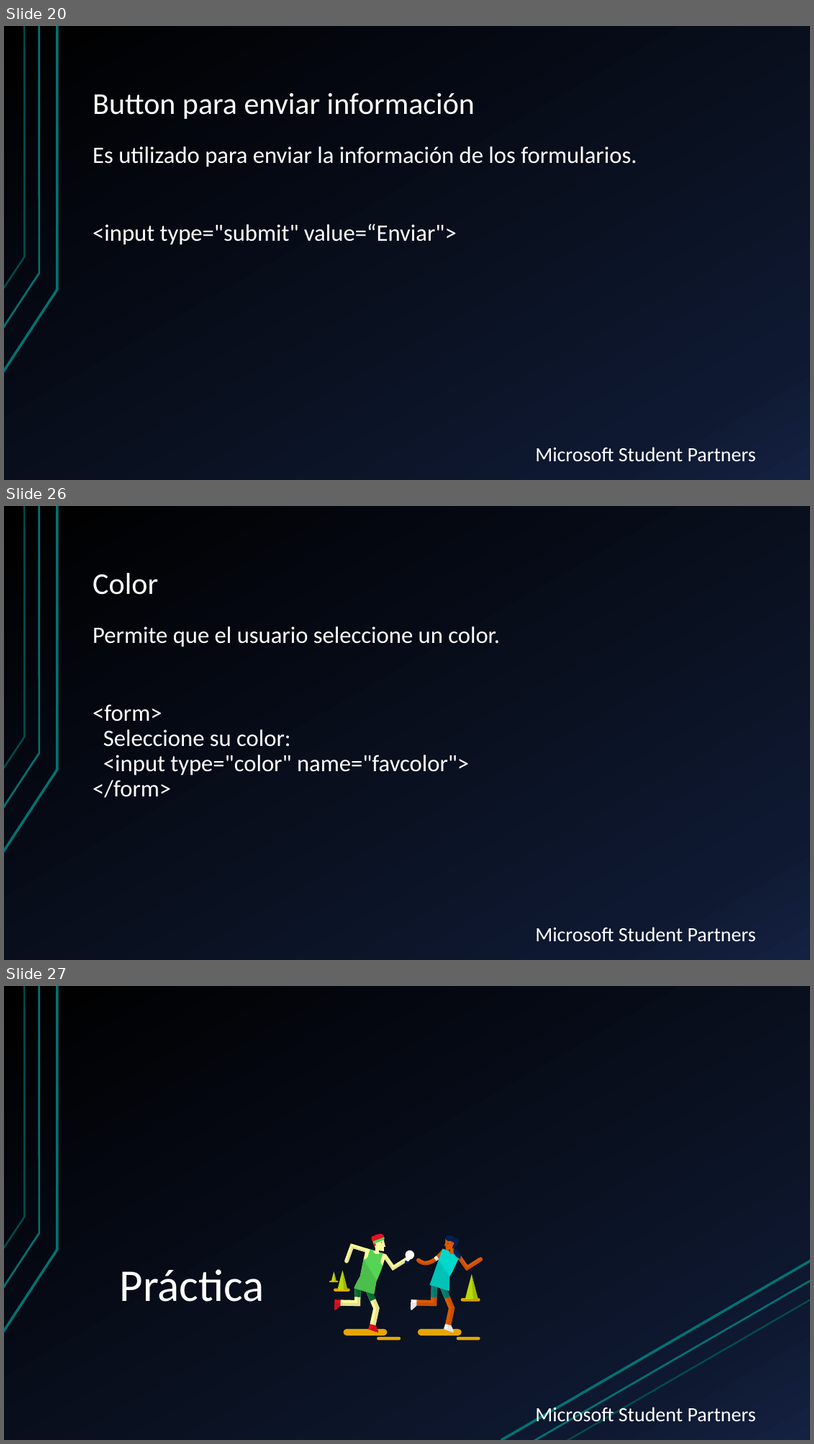
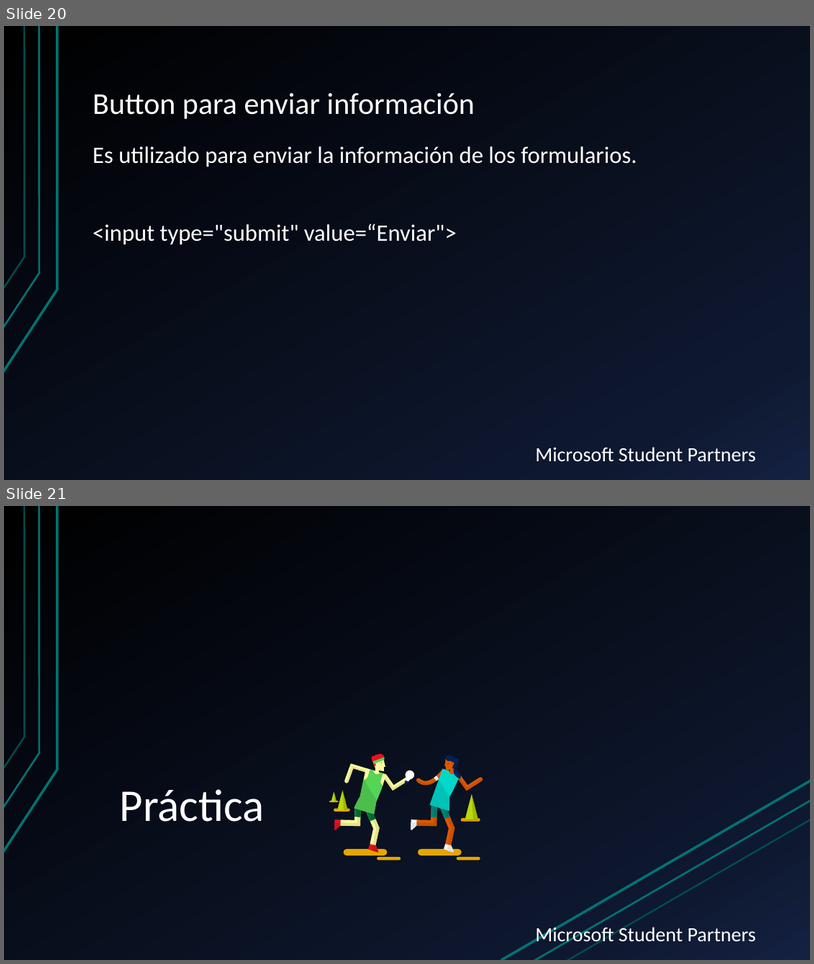
Before and after one commit to ccasbre27/Desarrollo-web-LAP, a slide deck: Semana 3/s03.ppsx. Shown one above the other, each under a label of ours: slides 20, 26 and 27 before the commit, slides 20 and 21 after it; the slides between them are not shown. The pictures are 814x1444 and 814x964 pixels, drawn with LibreOffice and Linux fonts; fonts in the diff are those of the drawing; background and template pictures are left out. Boxes give left, top, right and bottom in pixels: in the first picture for what was removed or moved away, otherwise in the second. Text is boxed around its words. In the diff, an @@ line names an element or a change of style, - is before the commit and + after.

```diff
--- a/Semana 3/s03.ppsx
+++ b/Semana 3/s03.ppsx
@@ slide 26 removed at (4, 506, 810, 960), background gradient #000000 to #0F1931 to #142242; not listed: 4 template elements that a slide beside it also shows @@
@@ title removed at (93, 573, 158, 595) @@
-Color
@@ text removed at (93, 626, 500, 798) @@
-Permite que el usuario seleccione un color.
-<form>
-Seleccione su color:
-<input type="color" name="favcolor">
-</form>
@@ what was slide 27 is now slide 21 @@
```
Also in this commit, not shown: 1 slide changed, 1 slide added, 5 other slides removed.
